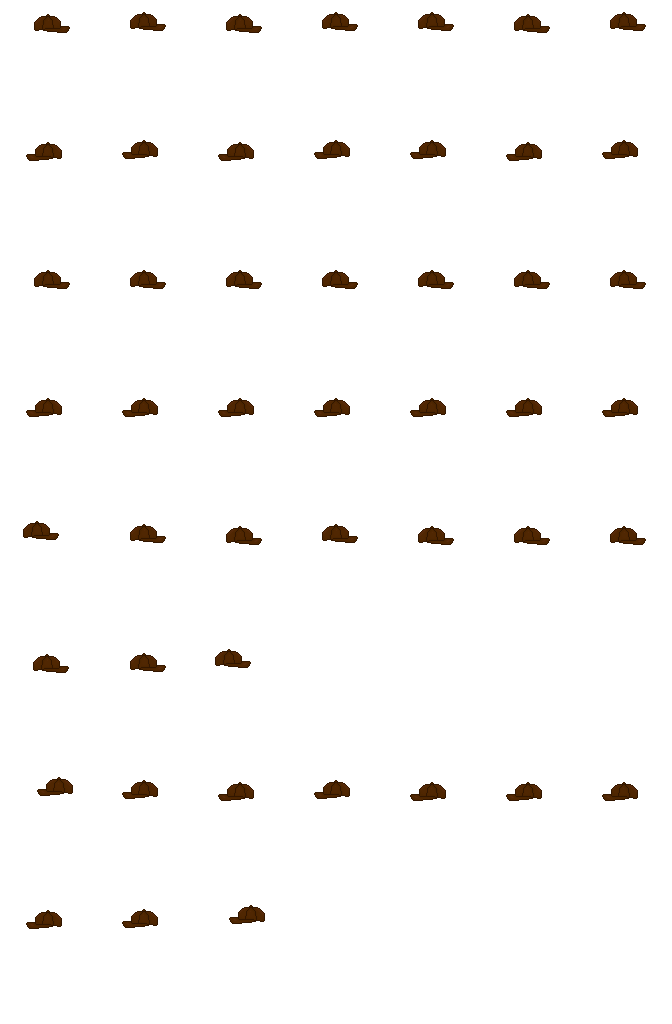
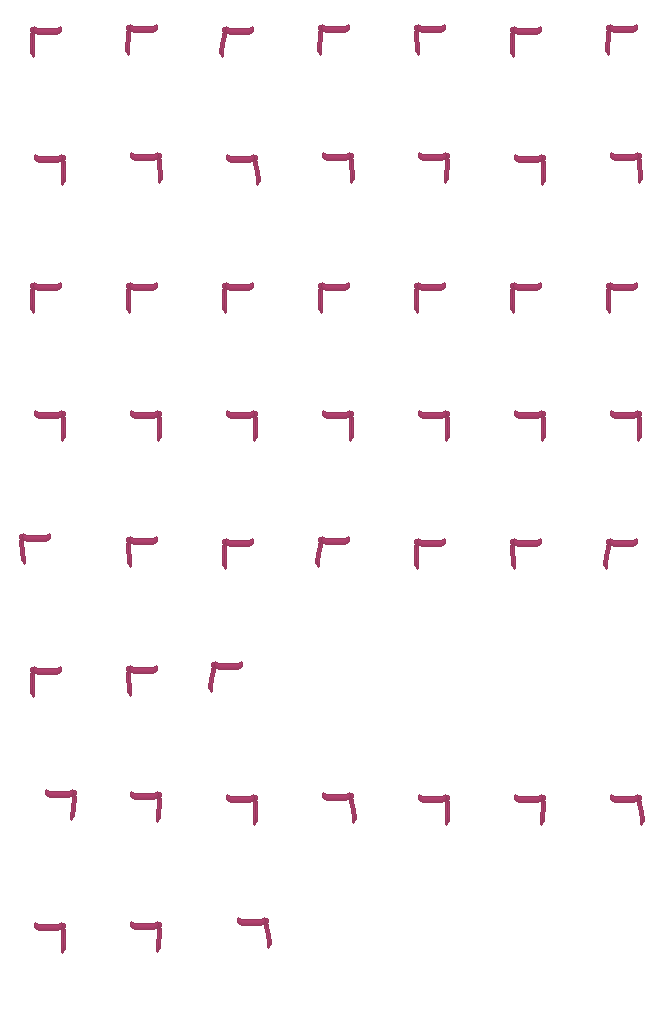
Layers edited between the first and the second 672 x 1024 image:
added layer "Sweatband pink" above "Sweatband purple" over [19,24,645,954]
hid "Brown Baseball Cap" over [23,12,646,929]
